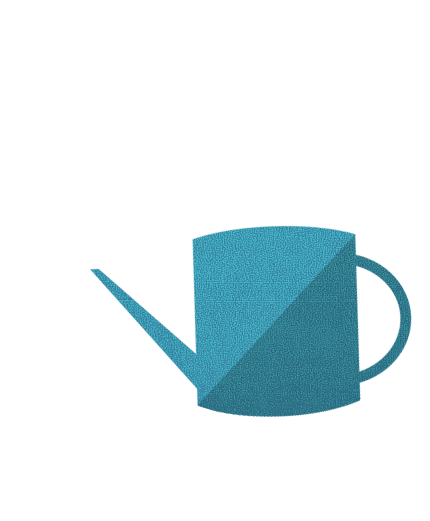
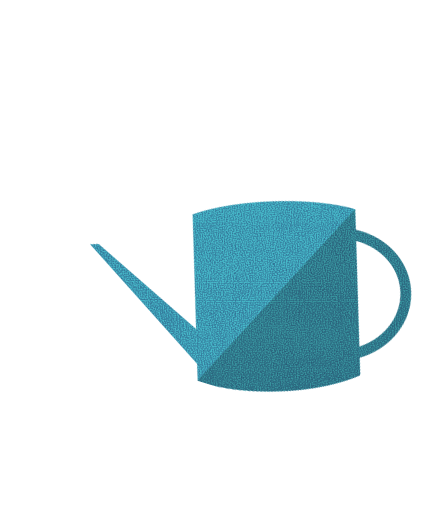
Comparing the layer stacks of the two 430×521 images. Changes:
showed "Layer 2 copy" over <box>90,200,412,393</box>
hid "Layer 2" over <box>90,225,412,418</box>
